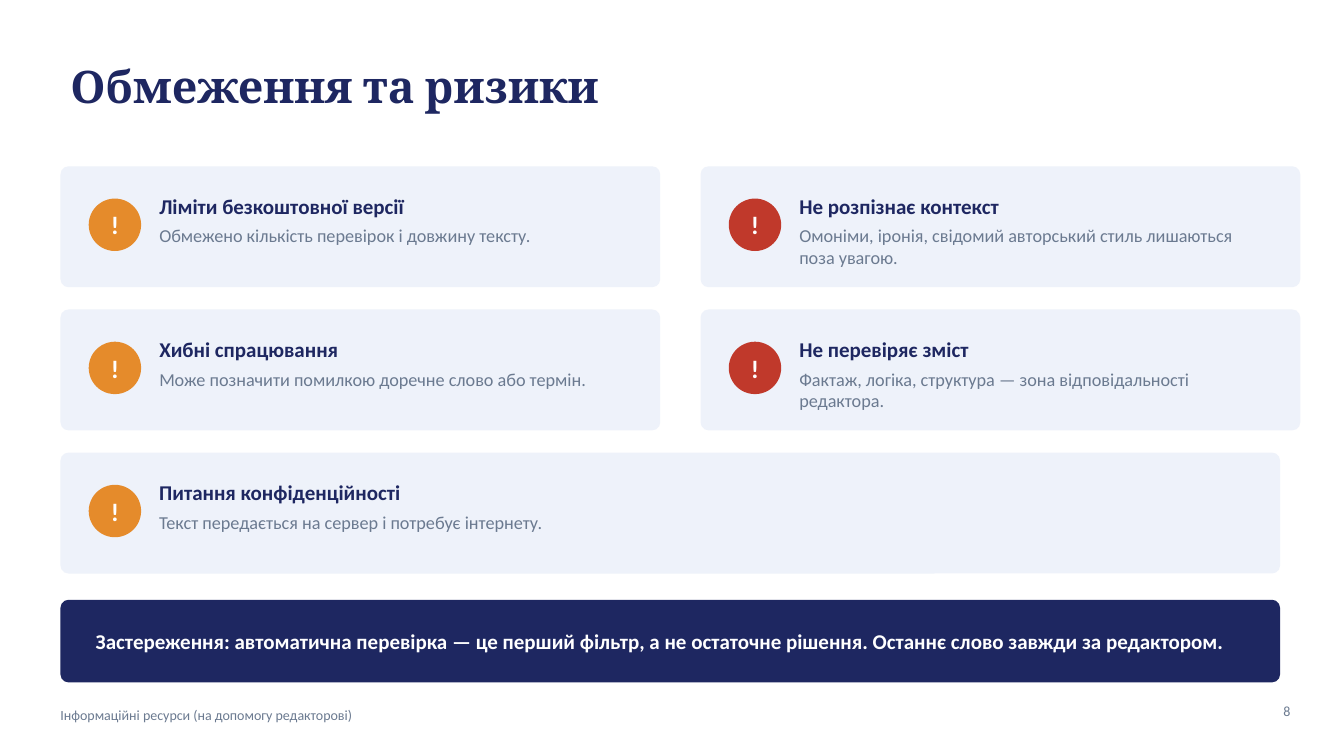
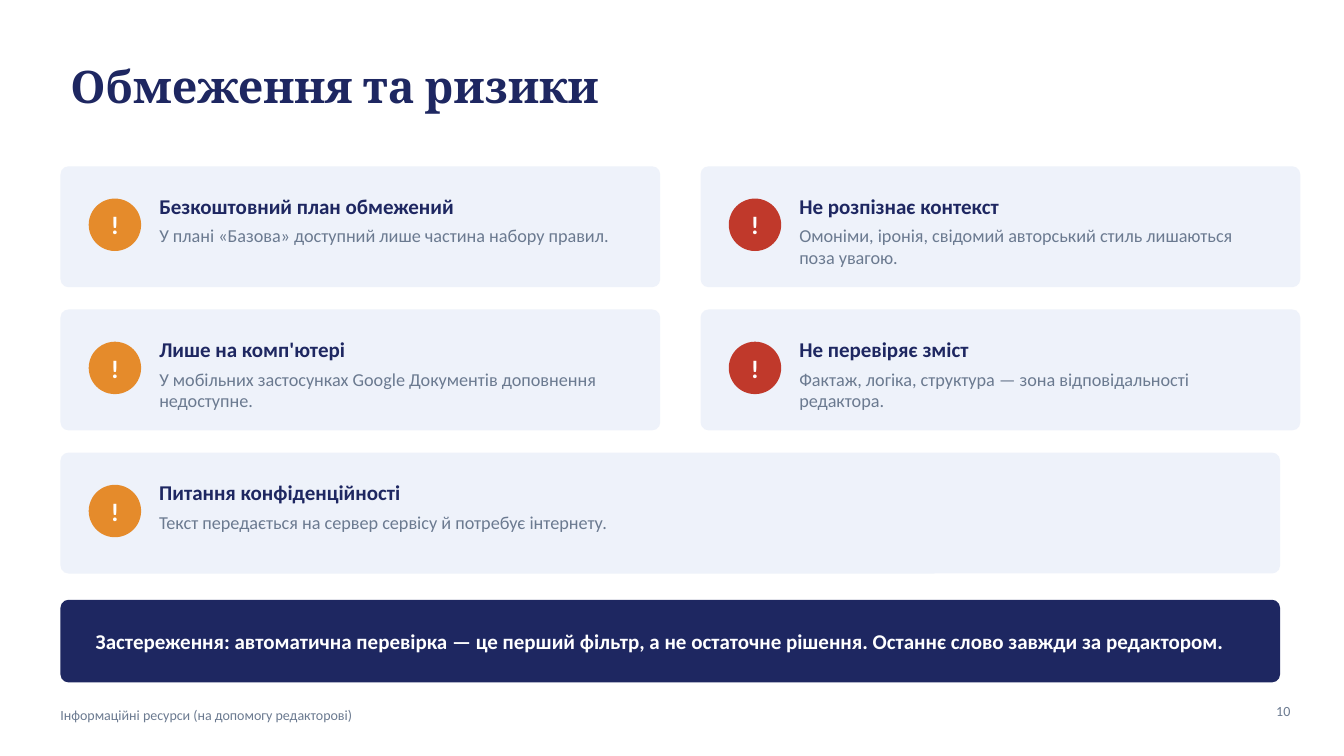
Before and after one commit to anesvidomin/VR, a slide deck: slide 10 of Informatsiini-resursy-OnlineCorrector.pptx (slide 8 before the commit). Drawn at 1344x756 pixels with LibreOffice and Linux fonts; fonts in the diff are those of the drawing. Boxes give left, top, right and bottom in pixels: in the first picture for what was removed or moved away, otherwise in the second. Text is boxed around its words. In the diff, an @@ line names an element or a change of style, - is before the commit and + after.

```diff
--- a/Informatsiini-resursy-OnlineCorrector.pptx
+++ b/Informatsiini-resursy-OnlineCorrector.pptx
@@ text at (x1=159, y1=199, x2=454, y2=214): text changed @@
-Ліміти безкоштовної версії
+Безкоштовний план обмежений
@@ text at (x1=159, y1=229, x2=609, y2=245): text changed @@
-Обмежено кількість перевірок і довжину тексту.
+У плані «Базова» доступний лише частина набору правил.
@@ text at (x1=159, y1=342, x2=345, y2=361): text changed @@
-Хибні спрацювання
+Лише на комп'ютері
@@ text at (x1=159, y1=373, x2=596, y2=410): text changed @@
-Може позначити помилкою доречне слово або термін.
+У мобільних застосунках Google Документів доповнення недоступне.
@@ text at (x1=159, y1=516, x2=607, y2=532): text changed @@
-Текст передається на сервер і потребує інтернету.
+Текст передається на сервер сервісу й потребує інтернету.
@@ page number at (x1=1276, y1=707, x2=1290, y2=716): text changed @@
-8
+10
```
Also in this commit, not shown: 7 other slides changed, 4 slides added, 2 slides removed.
